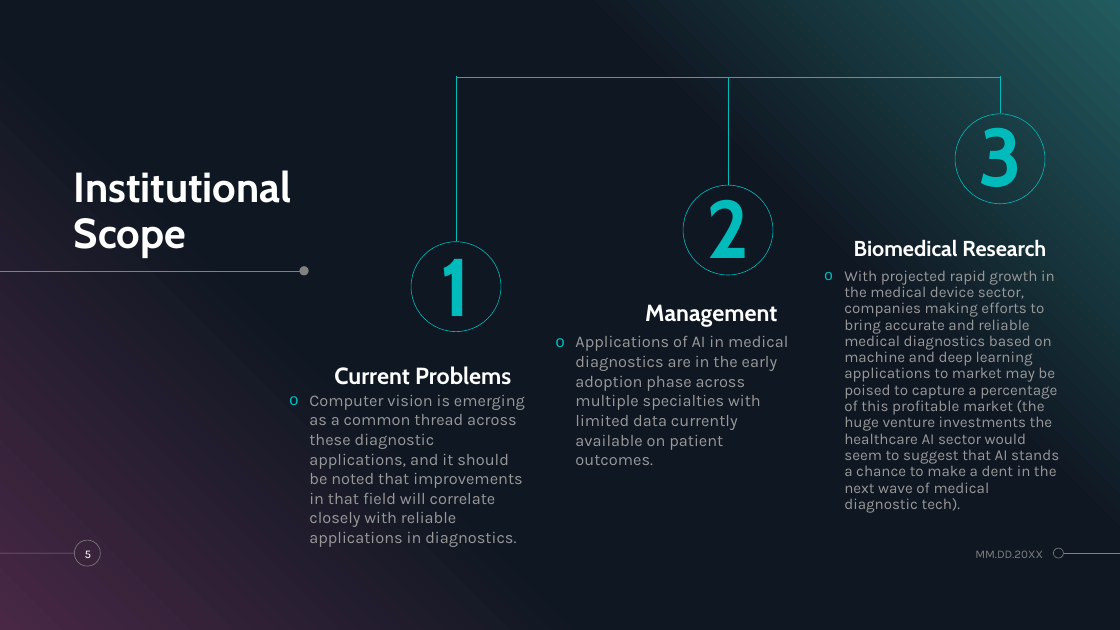
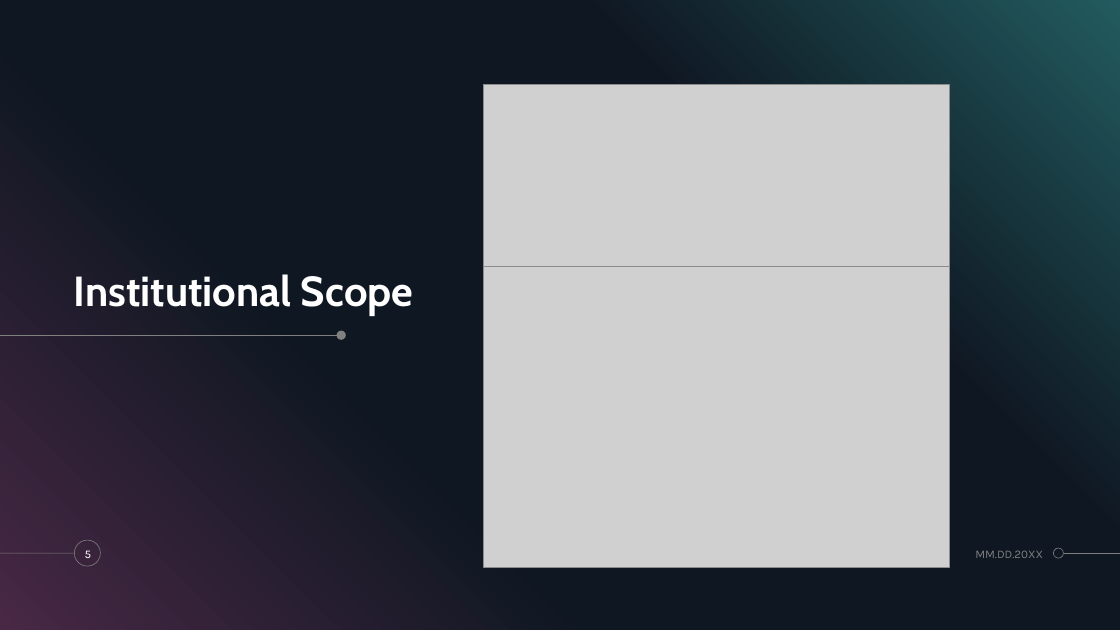
Before and after one commit to LiuWenJia-ops/PresentationInCam, a slide deck: slide 3 of LSY/LSY.pptx. Drawn at 1120x630 pixels with LibreOffice and Linux fonts; fonts in the diff are those of the drawing; grey boxes stand for pictures. Boxes give left, top, right and bottom in pixels: in the first picture for what was removed or moved away, otherwise in the second. Text is boxed around its words. In the diff, an @@ line names an element or a change of style, - is before the commit and + after.

```diff
--- a/LSY/LSY.pptx
+++ b/LSY/LSY.pptx
@@ line removed from (456, 241) to (456, 76) @@
@@ line removed from (456, 76) to (1001, 76) @@
@@ picture added at (484, 85, 949, 266) @@
@@ line removed from (728, 185) to (728, 77) @@
@@ line removed from (1001, 113) to (1001, 76) @@
@@ text removed at (955, 114, 1045, 204) @@
-3
@@ title "Institutional Scope" rewrapped from (74, 170, 292, 258) to (74, 274, 413, 316) @@
@@ text removed at (683, 185, 773, 275) @@
-2
@@ text removed at (854, 239, 1046, 257) @@
-Biomedical Research
@@ text removed at (411, 242, 501, 332) @@
-1
@@ picture added at (484, 266, 949, 567) @@
@@ text removed at (844, 270, 1059, 513) @@
-o With projected rapid growth in the medical device sector, companies making efforts to bring accurate and reliable medical diagnostics based on machine and deep learning applications to market may be poised to capture a percentage of this profitable market (the huge venture investments the healthcare AI sector would seem to suggest that AI stands a chance to make a dent in the next wave of medical diagnostic tech).
@@ text removed at (645, 304, 777, 327) @@
-Management
@@ line moved from (0, 271) - (301, 271) to (0, 335) - (338, 335) @@
@@ ellipse: place and size @@
-ellipse at (300, 266, 309, 276)
+ellipse at (337, 331, 346, 340)
@@ text removed at (575, 336, 788, 465) @@
-o Applications of AI in medical diagnostics are in the early adoption phase across multiple specialties with limited data currently available on patient outcomes.
@@ text removed at (334, 366, 511, 385) @@
-Current Problems
@@ text removed at (309, 395, 525, 547) @@
-o Computer vision is emerging as a common thread across these diagnostic applications, and it should be noted that improvements in that field will correlate closely with reliable applications in diagnostics.
```
Also in this commit, not shown: 2 slides added, 3 slides removed, 1 other file.
